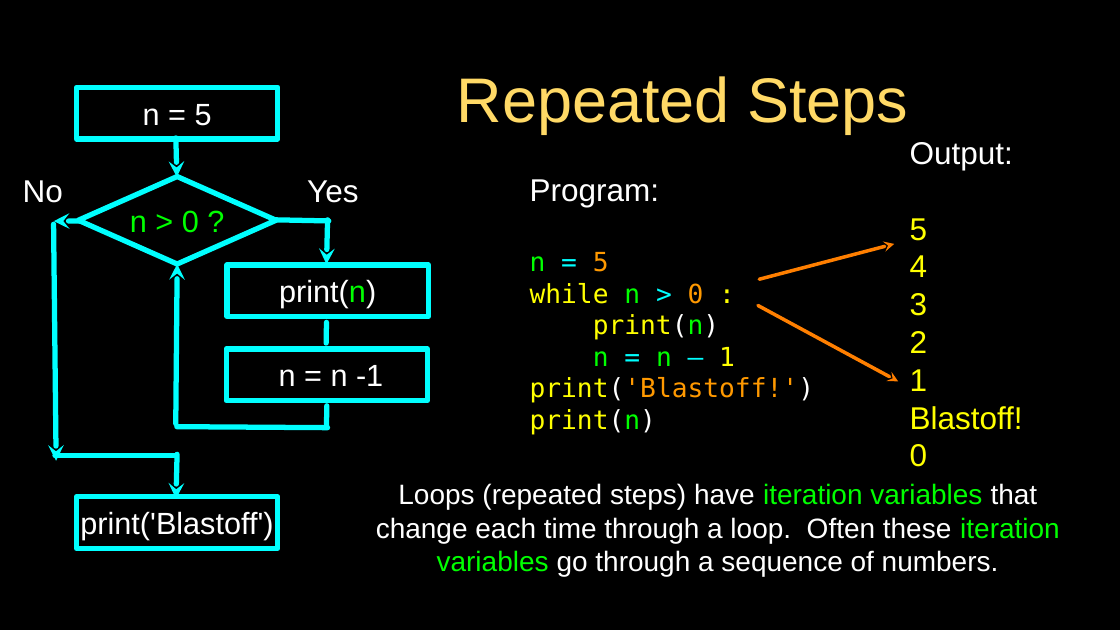
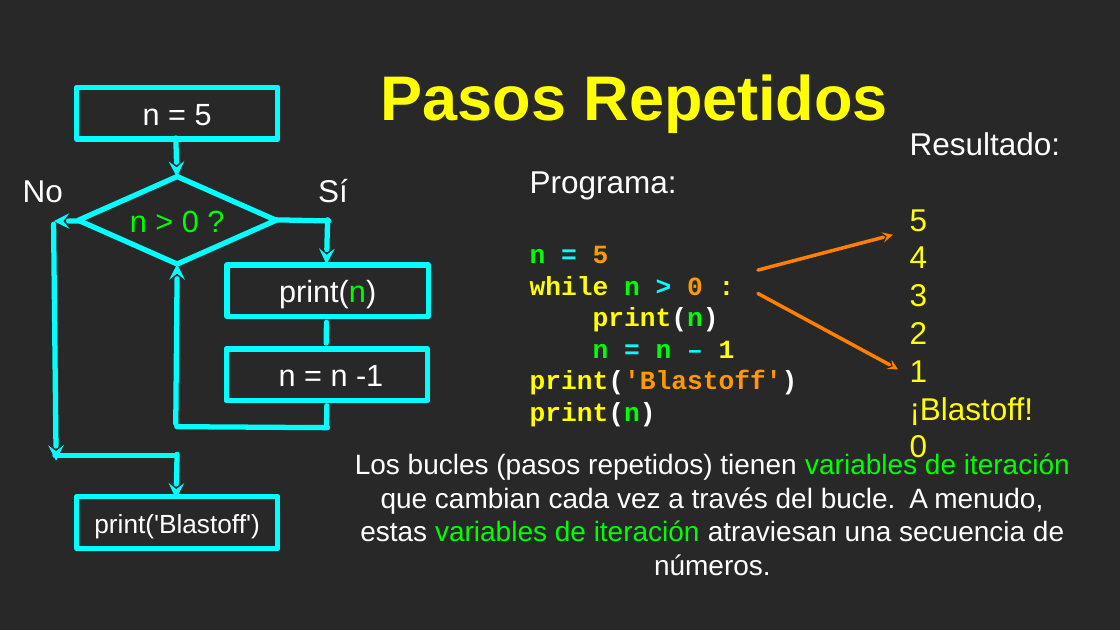
Before and after one commit to csev/py4e, a slide deck: slide 2 of lectures3/Pythonlearn-05-Iterations.pptx. Drawn at 1120x630 pixels with LibreOffice and Linux fonts; fonts in the diff are those of the drawing. Boxes give left, top, right and bottom in pixels: in the first picture for what was removed or moved away, otherwise in the second. Text is boxed around its words. In the diff, an @@ line names an element or a change of style, - is before the commit and + after.

```diff
--- a/lectures3/Pythonlearn-05-Iterations.pptx
+++ b/lectures3/Pythonlearn-05-Iterations.pptx
@@ background #000000 to #282828 @@
@@ title at [381, 74, 888, 132]: text changed; text colour #FFD966 to #FFFF00; bold on @@
-Repeated Steps
+Pasos Repetidos
@@ text "Programa:": place and size @@
-text "Programa:" at [530, 179, 814, 435]
+text "Programa:" at [530, 171, 798, 427]
@@ text at [910, 132, 1061, 156]: text changed @@
-Output:
+Resultado:
@@ text "Resultado:": place and size @@
-text "Resultado:" at [910, 142, 1023, 467]
+text "Resultado:" at [910, 132, 1061, 463]
@@ text at [318, 179, 348, 203]: text changed @@
-Yes
+Sí
@@ text at [530, 171, 677, 199]: text changed @@
-Program:
+Programa:
@@ arrow moved from (894, 244) - (759, 279) to (893, 235) - (758, 270) @@
@@ text at [530, 245, 735, 427]: font DejaVu Sans Mono to Courier New, bold on in "n = 5", "while n > 0 :", "print(n)", "n = n – 1" and 1 more places @@
@@ arrow moved from (898, 381) - (758, 306) to (898, 369) - (758, 294) @@
@@ text at [530, 371, 798, 395]: text changed; font DejaVu Sans Mono to Courier New; bold on @@
-print('Blastoff!')
+print('Blastoff')
@@ text at [910, 397, 1034, 425]: text changed @@
-Blastoff!
+¡Blastoff!
@@ text at [355, 452, 1070, 576]: text changed @@
-Loops (repeated steps) have iteration variables that change each time through a loop. Often these iteration variables go through a sequence of numbers.
+Los bucles (pasos repetidos) tienen variables de iteración que cambian cada vez a través del bucle. A menudo, estas variables de iteración atraviesan una secuencia de números.
@@ rectangle "print('Blastoff')" at [77, 497, 278, 549]: size 35 to 30 pt @@
@@ rectangle removed at [0, 576, 1120, 630] @@
```
Also in this commit, not shown: 17 other slides changed, 36 slides added, 35 slides removed, 4 other files.
